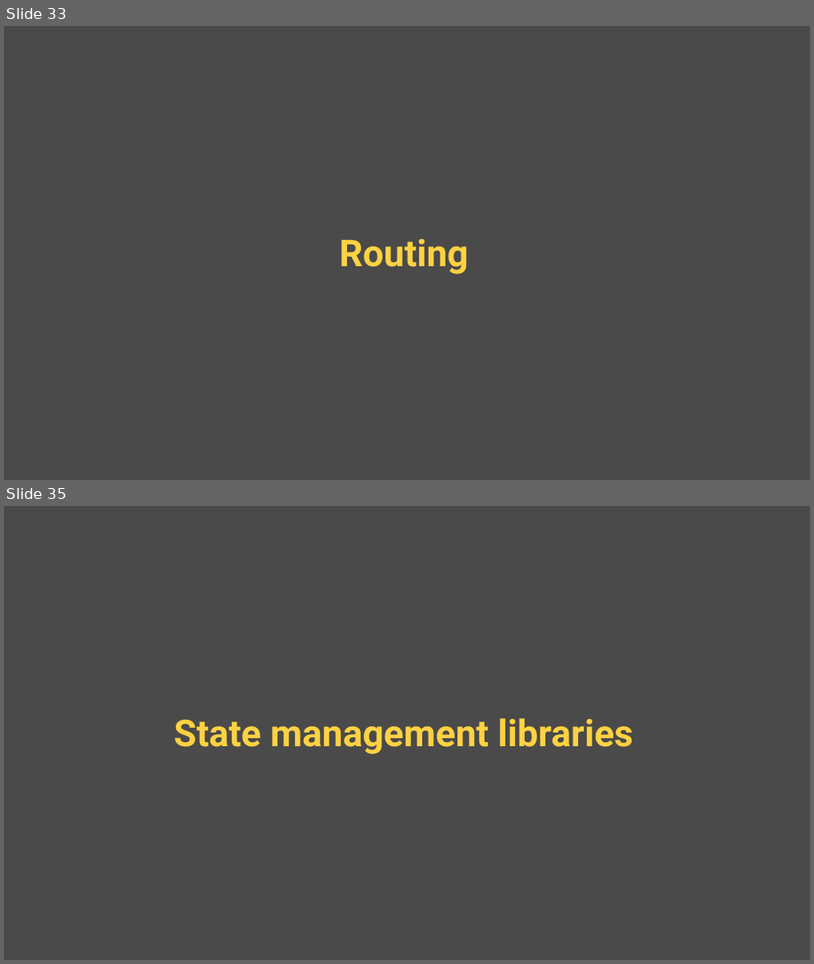
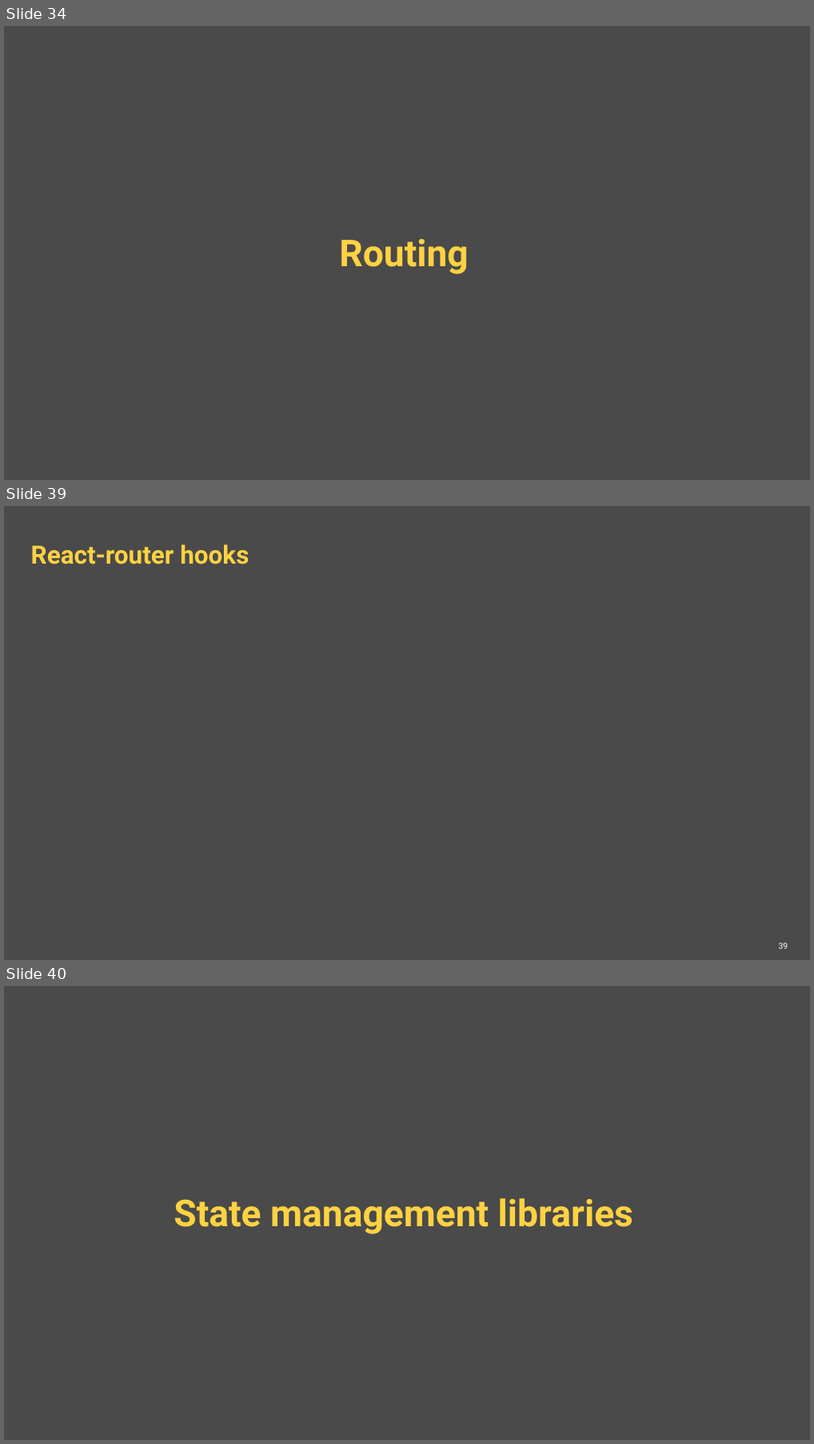
Before and after one commit to ppuzio/react-course-examples, a slide deck: React BEST course.pptx. Shown one above the other, each under a label of ours: slides 33 and 35 before the commit, slides 34, 39 and 40 after it; the slides between them are not shown. The pictures are 814x964 and 814x1444 pixels, drawn with LibreOffice and Linux fonts; fonts in the diff are those of the drawing; background and template pictures are left out. Boxes give left, top, right and bottom in pixels: in the first picture for what was removed or moved away, otherwise in the second. Text is boxed around its words. In the diff, an @@ line names an element or a change of style, - is before the commit and + after.

Commit message:
react-router + some changes to live coded example

```diff
--- a/React BEST course.pptx
+++ b/React BEST course.pptx
@@ slide 39 added at (4,506,810,960), background #4A4A4A @@
@@ title added at (31,544,249,564), 30 pt, text #FFD242, bold @@
+React-router hooks
@@ page number added at (779,942,789,948), 10 pt, text #FFFFFF @@
+39
@@ what was slide 33 is now slide 34 @@
@@ what was slide 35 is now slide 40 @@
```
Also in this commit, not shown: 1 slide changed, 4 other slides added, 4 other files.
